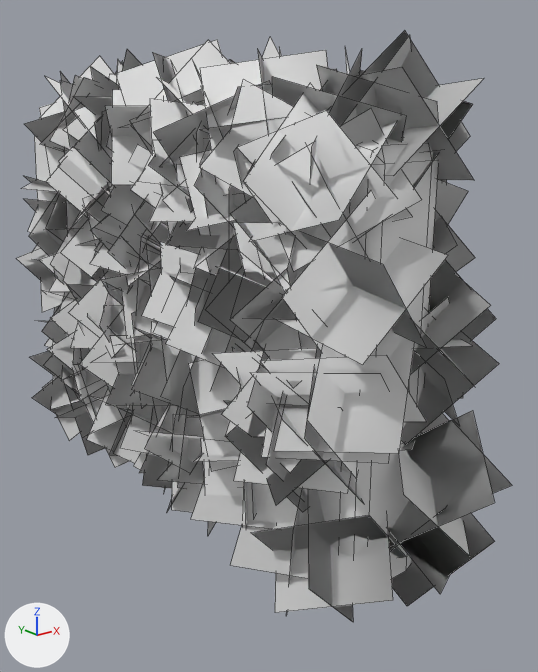
An edit to the OBJ model Project T/Assets/_Art/_Fooliage/Bushes/Hedge.obj, drawn before and after from the same camera.
Camera for both pictures: a 50 mm lens placed at (-2.52, -3.69, 2.35), pointed at (0.23, -0.24, 0.97). Every picture has the same lights, and +X, +Y and +Z are marked at lower left. Mesh edges are drawn as thin lines. Where no turn or scale is listed for an object, it has been applied to the vertices.

In view in the first picture: 'Hedge'.
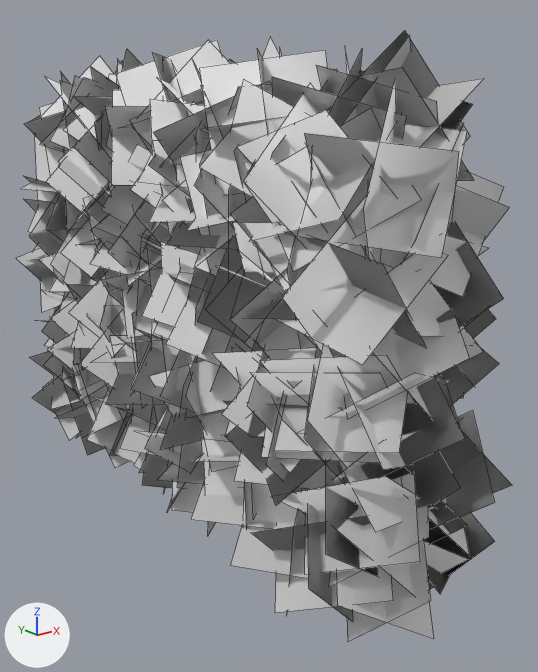
The edits, one by one:
Material 'wire_088144225' (mat_wire_088144225) is new.
Its base color is (0.8, 0.8, 0.8) (white #e7e7e7).
Its roughness is 1.0.
me_hedge is used by ob_hedge; location (0.0, 0.0, 0.0).
me_hedge had 2080 vertices, 547 faces and spanned x -0.7..0.76, y -1.95..1.84, z -0.36..2.67.
me_hedge now has 2308 vertices, 604 faces and spans x -0.7..0.76, y -1.95..1.92, z -0.41..2.67.
Part 1, on me_hedge:
113 vertices are added at x -0.63..0.48, y -1.92..0.05, z -0.25..2.44.
7 new vertices lie (0.29, -0.4, 0.33) away from vertices in x -0.53..0.03, y -1.52..-1.08, z 0.62..1.34.
20 new faces join them, mat_wire_176026026 (white #e7e7e7).
10 new faces join them, mat_wire_088144225 (white #e7e7e7).
me_hedge now uses material mat_wire_088144225 (white #e7e7e7).

Location of each change, [x1, y1, x2, y2] in pixels of the pictures (538 x 672 px):
'Hedge', reshaped: before [16, 31, 512, 622]; after [16, 31, 512, 642]
part 1 of me_hedge, added: after [149, 81, 509, 642]
